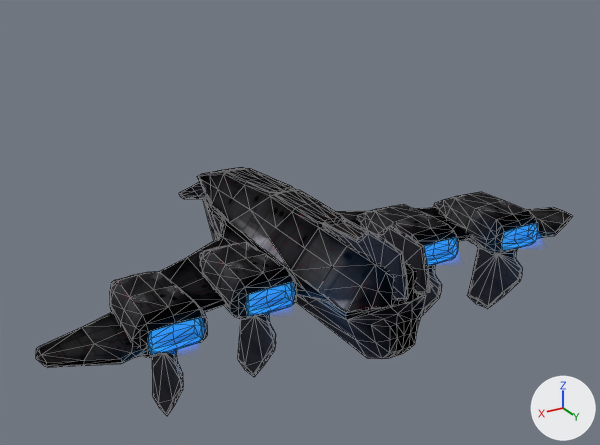
Renders of the glTF model gfx/ship3d/Goddard/goddard.gltf from each side of a commit.
Rendered twice from a 50 mm camera at (19.8, 32.2, 17.5) aimed at (-0.2, -1.2, 0.8). Every picture has the same lights, and +X, +Y and +Z are marked at lower right. Mesh edges are drawn as thin lines. Where no turn or scale is listed for an object, it has been applied to the vertices.

Objects in the first picture: 'base_glow'.
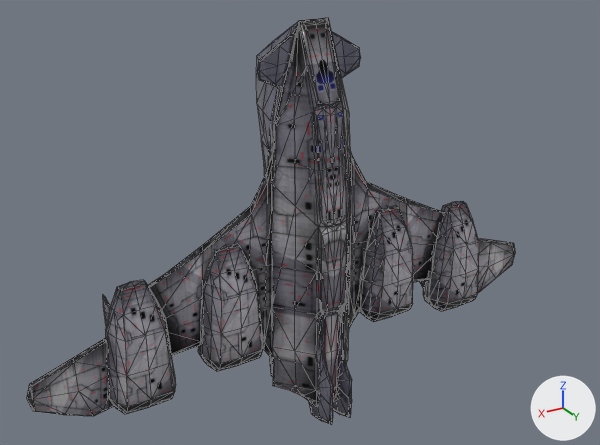
Where the change shows, as pixel boxes [x1, y1, x2, y2] in the pictures (600 x 445 px):
'base_glow', reshaped (9% narrower, 63% taller)
    before: [36, 167, 573, 416]
    after: [27, 18, 515, 425]

What changed in the scene script:
```text
Add mat_base:
    mat_base = principled_material('base')
    mat_base.texture = img_goddard
    mat_base.metallic = 0.7
    mat_base.roughness = 0.2
Add me_base:
    me_base.from_pydata(...)  # 1326 vertices, 2562 faces; spans x -14.4..14.4, y -4.5..3.5, z -8.8..11.5
    me_base.materials.append(mat_base)  # picture img_goddard
Change ob_base_glow:
    ob_base_glow: bpy.data.objects.new('base_glow', me_base_001) -> bpy.data.objects.new('base_glow', me_base)
```
